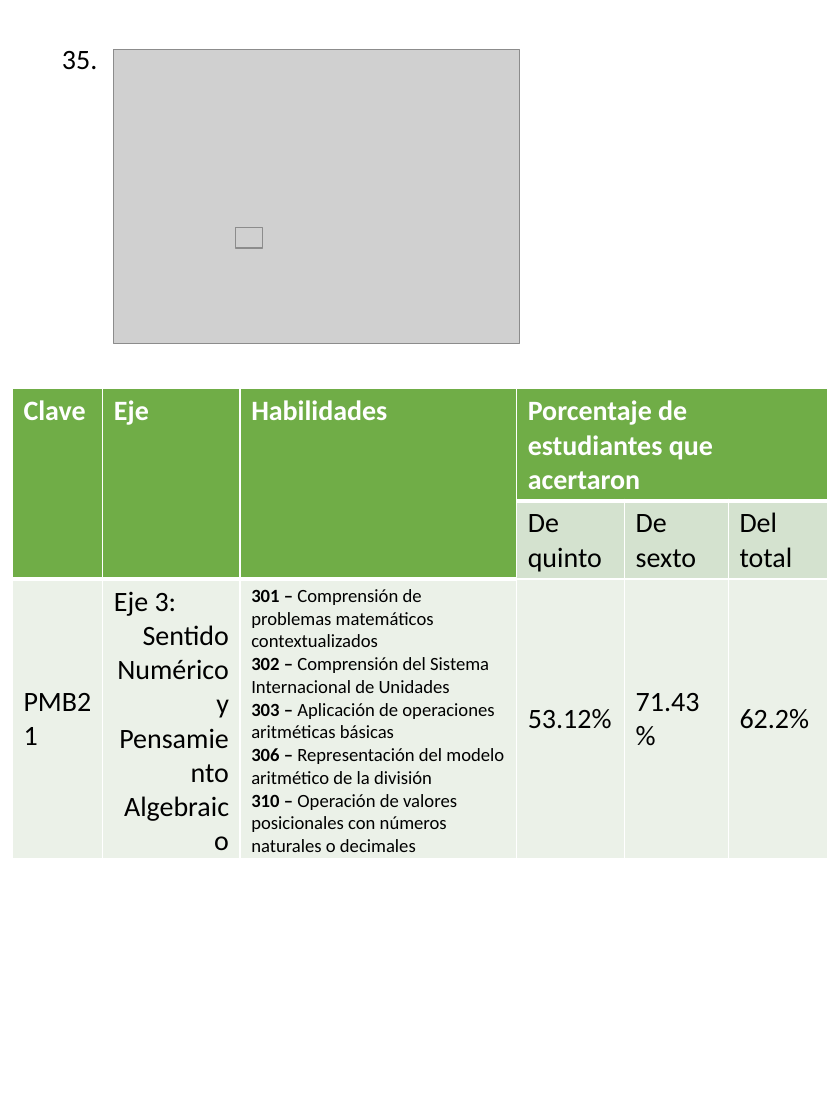
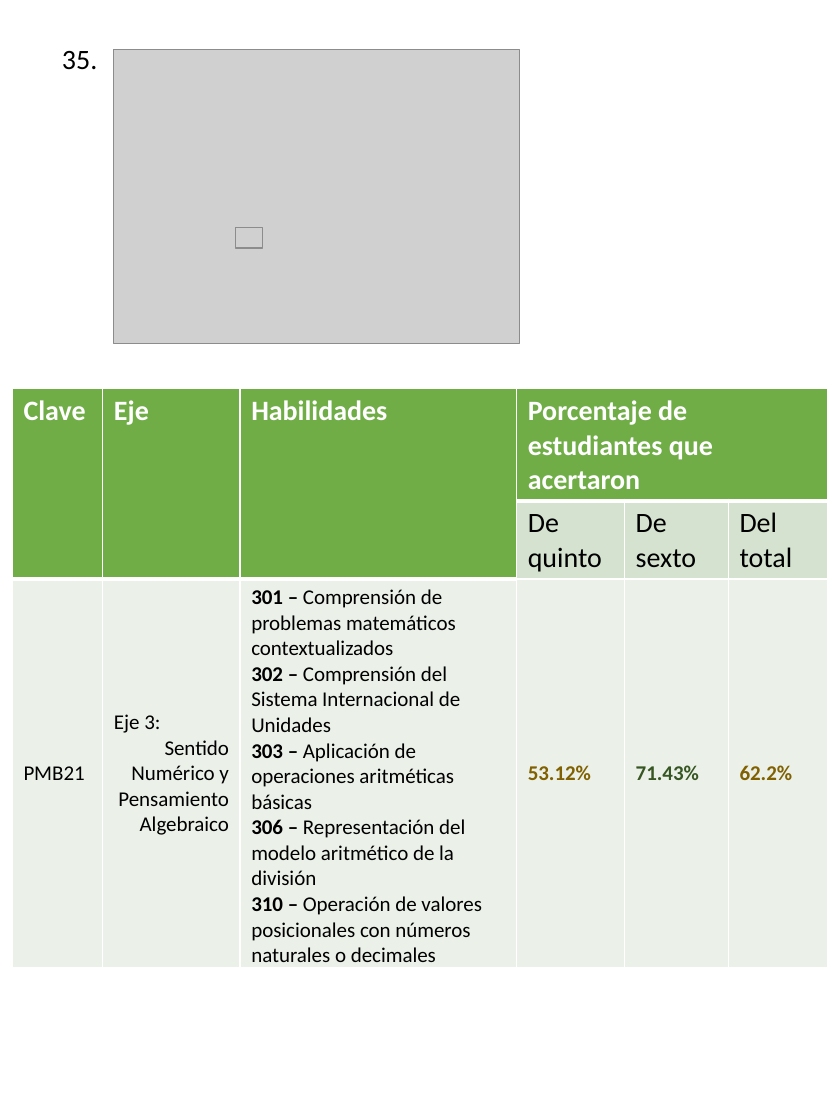
Before and after one commit to Adrifelcha/afchavez-019, a slide deck: slide 40 of Lancaster/Reporte_02_Q-Preliminar/Info_per_Item.pptx. Drawn at 840x1120 pixels with LibreOffice and Linux fonts; fonts in the diff are those of the drawing; grey boxes stand for pictures. Boxes give left, top, right and bottom in pixels: in the first picture for what was removed or moved away, otherwise in the second. Text is boxed around its words. In the diff, an @@ line names an element or a change of style, - is before the commit and + after.

```diff
--- a/Lancaster/Reporte_02_Q-Preliminar/Info_per_Item.pptx
+++ b/Lancaster/Reporte_02_Q-Preliminar/Info_per_Item.pptx
@@ table at <box>12,389,829,966</box> @@
@@ size 18 to 13.5 pt in "PMB21", "Eje 3:", "Sentido Numérico y Pensamiento Algebraico", "53.12%" and 2 more places @@
@@ size 12 to 13.5 pt in "301 – Comprensión de problemas matemáticos contextualizados", "302 – Comprensión del Sistema Internacional de ...", "303 – Aplicación de operaciones aritméticas básicas", "306 – Representación del modelo aritmético de ..." and 1 more places @@
@@ text colour #000000 to #806000 in "53.12%", "62.2%" @@
@@ bold on in "53.12%", "71.43%", "62.2%" @@
@@ text colour #000000 to #385723 in "71.43%" @@
```
Also in this commit, not shown: 49 other slides changed, 1 other file.
